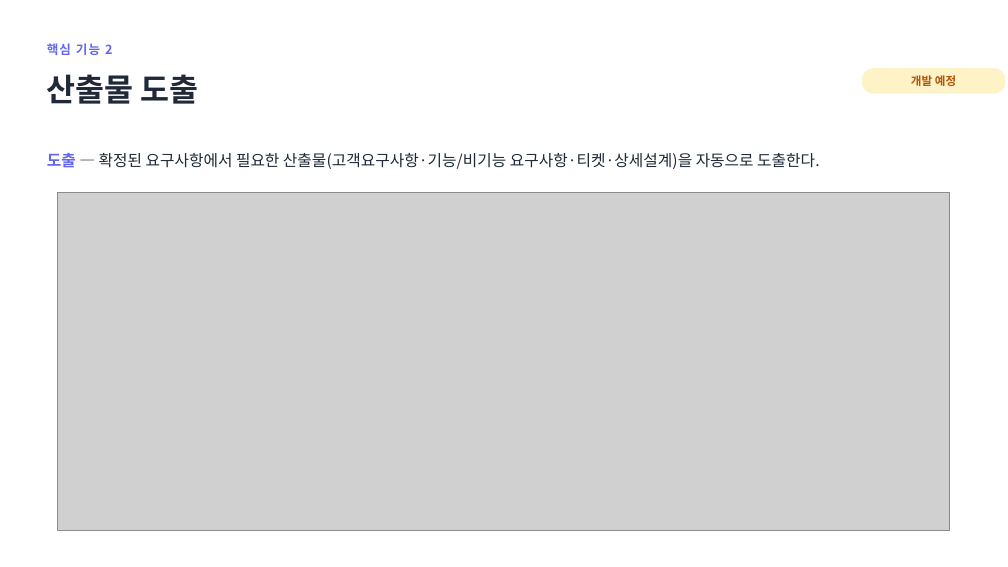
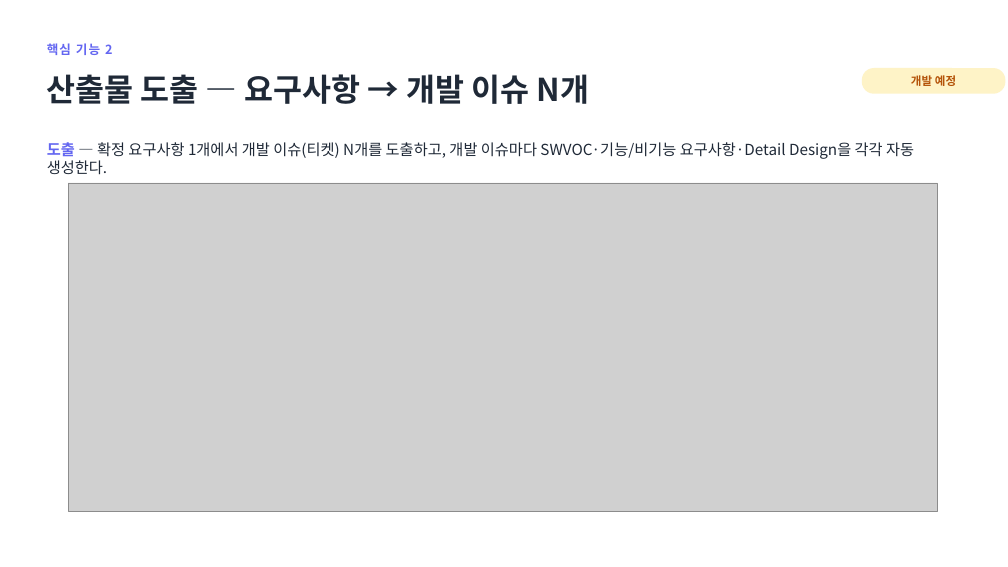
Before and after one commit to jihunhan98/semes-superrookie, a slide deck: slide 10 of docs/진행공유_요구사항자동화.pptx. Drawn at 1008x567 pixels with LibreOffice and Linux fonts; fonts in the diff are those of the drawing; grey boxes stand for pictures. Boxes give left, top, right and bottom in pixels: in the first picture for what was removed or moved away, otherwise in the second. Text is boxed around its words. In the diff, an @@ line names an element or a change of style, - is before the commit and + after.

```diff
--- a/docs/진행공유_요구사항자동화.pptx
+++ b/docs/진행공유_요구사항자동화.pptx
@@ text at (47,74,590,104): text changed @@
-산출물 도출
+산출물 도출 — 요구사항 → 개발 이슈 N개
@@ text at (47,142,914,175): text changed; size 15 to 14.5 pt @@
-도출 — 확정된 요구사항에서 필요한 산출물(고객요구사항·기능/비기능 요구사항·티켓·상세설계)을 자동으로 도출한다.
+도출 — 확정 요구사항 1개에서 개발 이슈(티켓) N개를 도출하고, 개발 이슈마다 SWVOC·기능/비기능 요구사항·Detail Design을 각각 자동 생성한다.
@@ picture: place and size @@
-picture at (58,193,951,531)
+picture at (68,183,938,511)
```
Also in this commit, not shown: 1 other file.
